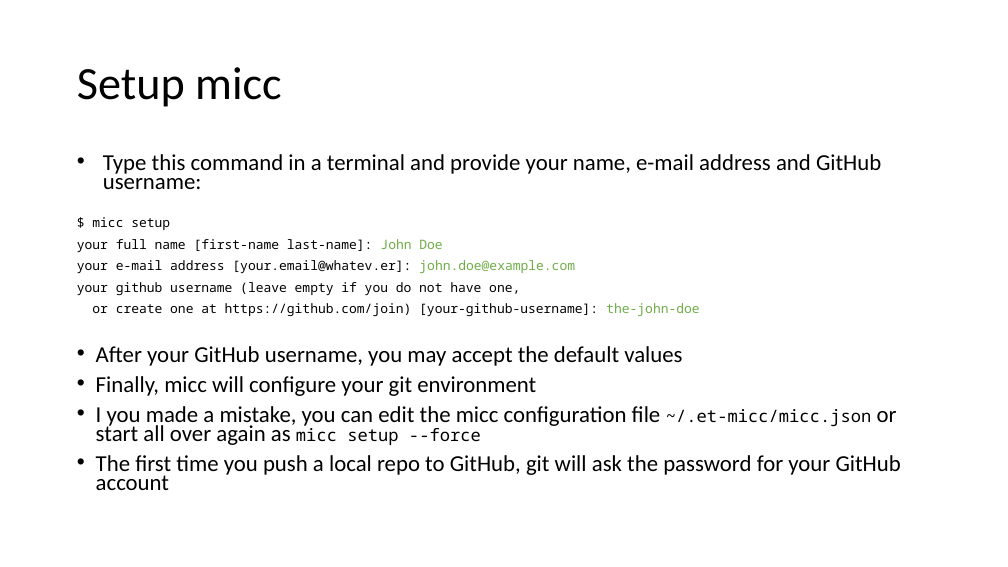
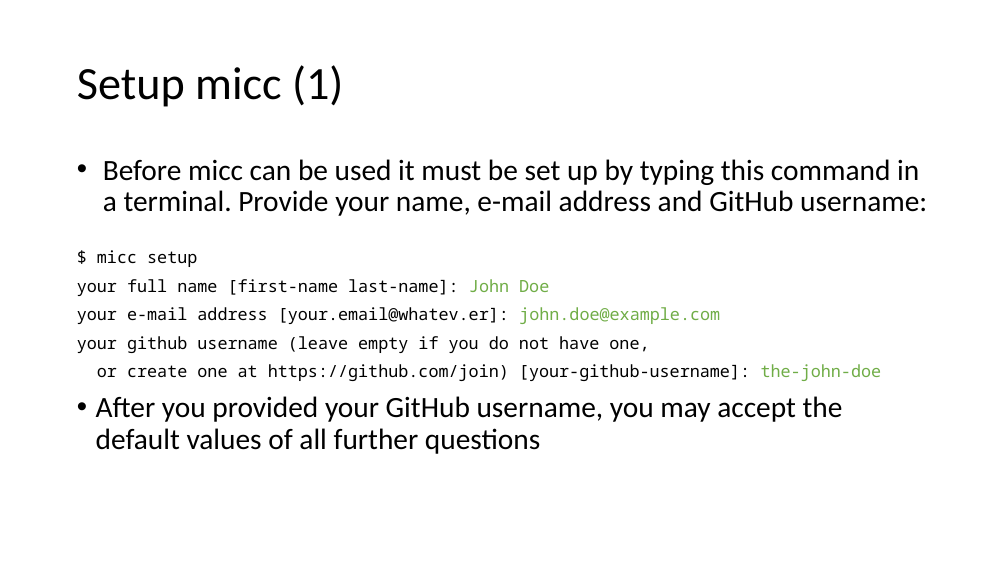
Before and after one commit to etijskens/pp, a slide deck: slide 6 of course-material/personal-setup.pptx (slide 5 before the commit). Drawn at 1008x567 pixels with LibreOffice and Linux fonts; fonts in the diff are those of the drawing. Boxes give left, top, right and bottom in pixels: in the first picture for what was removed or moved away, otherwise in the second. Text is boxed around its words. In the diff, an @@ line names an element or a change of style, - is before the commit and + after.

Commit message:
update personal-setup

```diff
--- a/course-material/personal-setup.pptx
+++ b/course-material/personal-setup.pptx
@@ title at bbox=[77, 65, 343, 107]: text changed @@
-Setup micc
+Setup micc (1)
@@ text at bbox=[103, 159, 927, 216]: text changed; size 21.7 to 28 pt @@
-• Type this command in a terminal and provide your name, e-mail address and GitHub username:
+• Before micc can be used it must be set up by typing this command in a terminal. Provide your name, e-mail address and GitHub username:
@@ text at bbox=[77, 250, 882, 381]: size 12.4 to 16 pt in "$ micc setup", "your full name [first-name last-name]: John Doe", "your e-mail address [your.email@whatev.er]: john.doe@example ...", "your github username (leave empty if you ..." and 1 more places; line spacing 0.7 to 0.9 @@
@@ text at bbox=[96, 396, 843, 454]: text changed; size 21.7 to 28 pt @@
-• After your GitHub username, you may accept the default values
-• Finally, micc will configure your git environment
-• I you made a mistake, you can edit the micc configuration file ~/.et-micc/micc.json or start all over again as micc setup --force
-• The first time you push a local repo to GitHub, git will ask the password for your GitHub account
+• After you provided your GitHub username, you may accept the default values of all further questions
```
Also in this commit, not shown: 2 other slides changed, 3 slides added, 2 other files.
